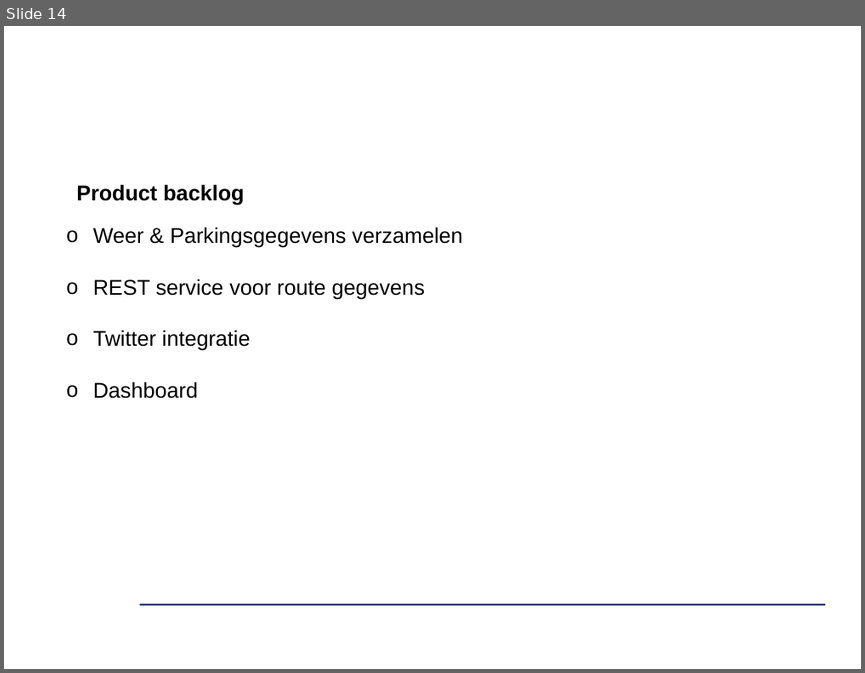
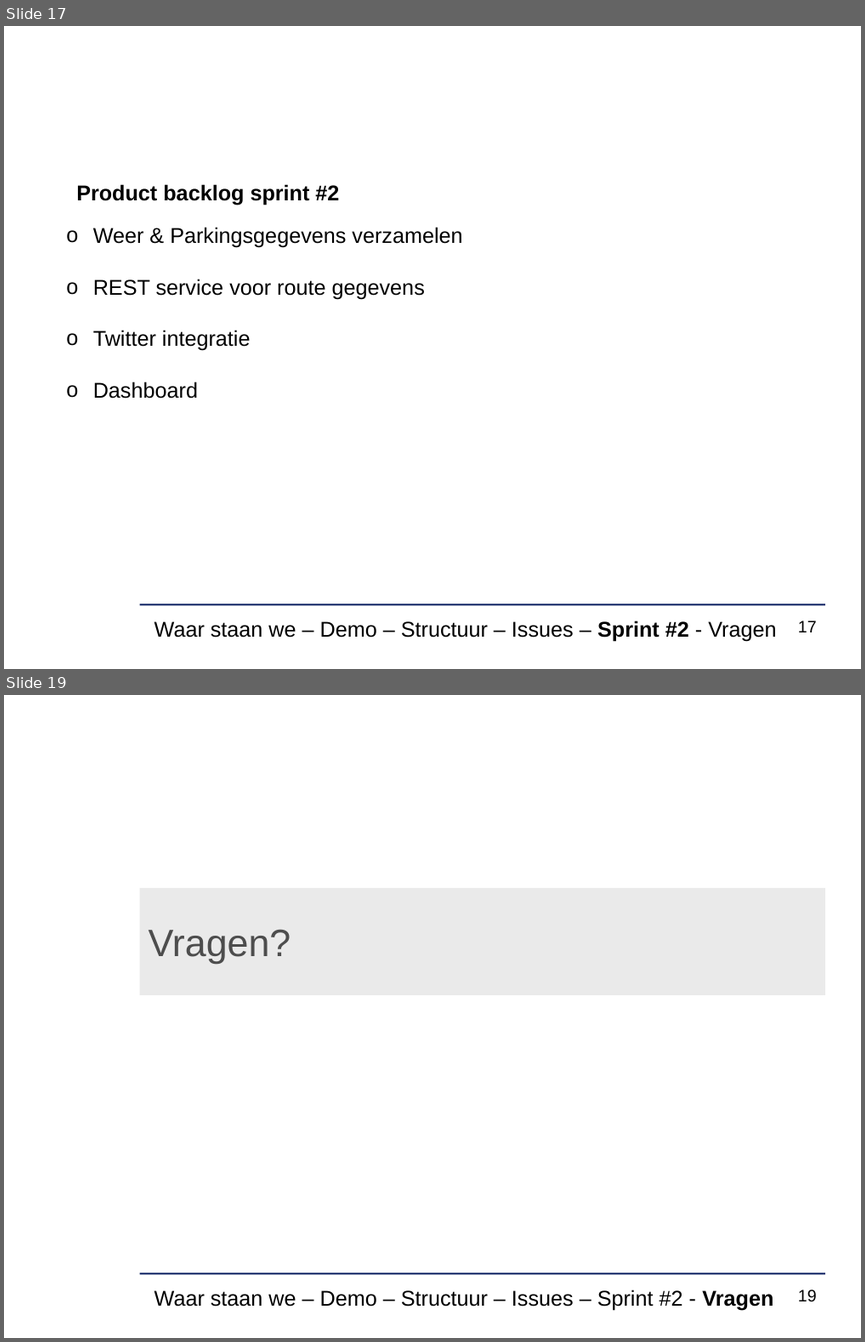
Before and after one commit to verkeergent/Traffic-Travel-Time-Analyzer-4, a slide deck: Analyse/sprint1presentatie.pptx. Shown one above the other, each under a label of ours: slide 14 before the commit, slides 17 and 19 after it; the slides between them are not shown. The pictures are 865x673 and 865x1342 pixels, drawn with LibreOffice and Linux fonts; fonts in the diff are those of the drawing; background and template pictures are left out. Boxes give left, top, right and bottom in pixels: in the first picture for what was removed or moved away, otherwise in the second. Text is boxed around its words. In the diff, an @@ line names an element or a change of style, - is before the commit and + after.

Commit message:
update presentatie sprint 1

```diff
--- a/Analyse/sprint1presentatie.pptx
+++ b/Analyse/sprint1presentatie.pptx
@@ slide 19 added at (x1=4, y1=695, x2=861, y2=1338), background #FFFFFF; not listed: 1 template element that a slide beside it also shows @@
@@ title added at (x1=139, y1=888, x2=825, y2=995), fill #EAEAEA, 32 pt, text #4D4D4D @@
+Vragen?
@@ text added at (x1=154, y1=1289, x2=773, y2=1310), 18 pt, text #000000 @@
+Waar staan we – Demo – Structuur – Issues – Sprint #2 - Vragen
@@ page number added at (x1=798, y1=1289, x2=817, y2=1302), 14 pt, text #000000 @@
+19
@@ what was slide 14 is now slide 17 @@
@@ slide 17 changed as well @@
@@ text at (x1=76, y1=184, x2=339, y2=205): text changed @@
-Product backlog
+Product backlog sprint #2
@@ text added at (x1=154, y1=620, x2=776, y2=641), 18 pt, text #000000 @@
+Waar staan we – Demo – Structuur – Issues – Sprint #2 - Vragen
@@ page number added at (x1=798, y1=620, x2=817, y2=632), 14 pt, text #000000 @@
+17
```
Also in this commit, not shown: 11 other slides changed, 6 other slides added, 3 slides removed.
